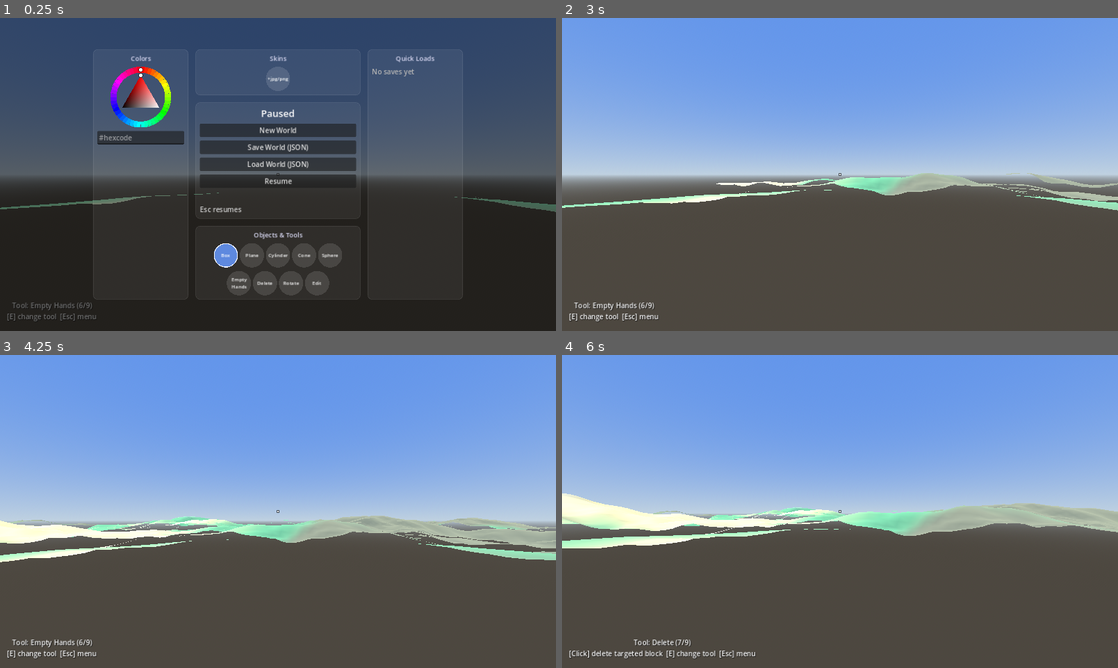
Above: before the commit, frames 1-4 (two rows, left to right).
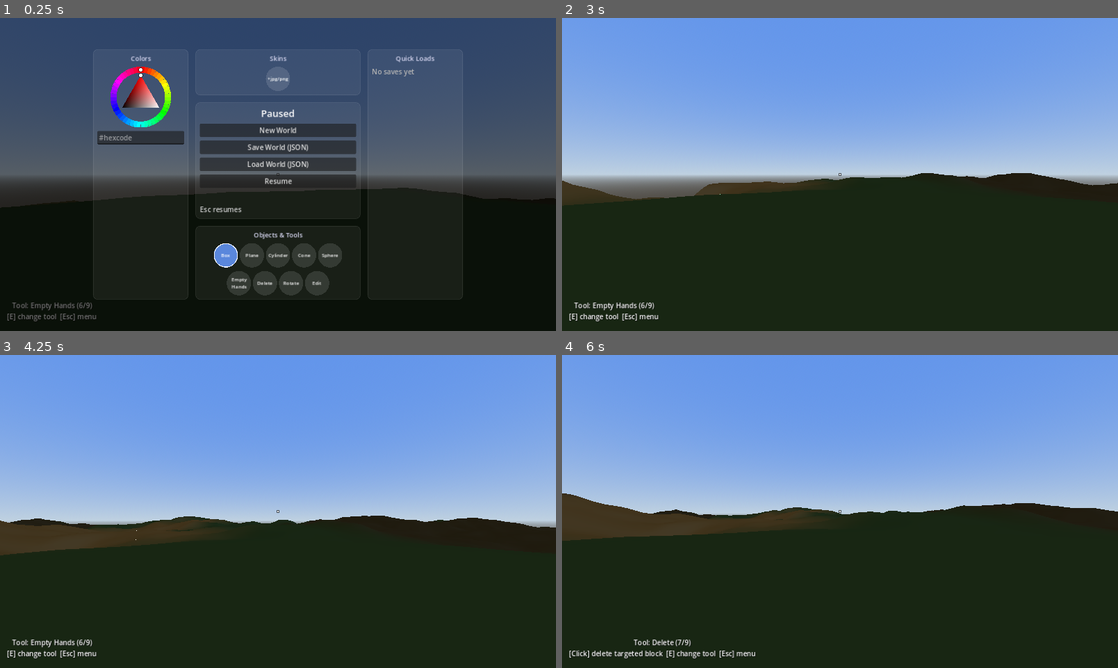
Above: after the commit, the same moments.

Repository: zenontherocks/worldmaker
Game: Godot game, scene res://scenes/Main.tscn
The game is run twice, just before and just after one commit, with the same random seed, the same clock (stepped at 60 frames per second) and the same inputs.
Inputs (mouse positions are in pixels of both pictures, inside the frame that each line leads up to):
- Up to frame 1 (0.25 s): no input
- Up to frame 2 (3 s): click (701, 136) at 0.52 s; type "12" at 0.6 s; click "New World" at 1.25 s; click "New World" at 2 s; click "Resume" at 2.75 s
- Up to frame 3 (4.25 s): move the mouse to (305, 511) at 3.52 s; hold W (move_forward) from 3.53 s (still down); hold Q (build_cycle_dimension) from 3.53 s (still down); click (305, 511) at 3.67 s; tap Space (jump) at 3.77 s
- Up to frame 4 (6 s): keep holding W (move_forward); move the mouse to (812, 511) at 4.27 s; release Q (build_cycle_dimension) at 4.28 s; tap E (build_cycle_shape) at 4.35 s; tap Space (jump) at 4.52 s; move the mouse to (851, 505) at 5.02 s; hold Mouse wheel down (build_dimension_decrease) 5.03-5.78 s; move the mouse to (834, 517) at 5.77 s; tap Mouse wheel up (build_dimension_increase) at 5.85 s; click (834, 517) at 5.92 s

The runs differ from the first frame. In frame 1, 9.5% of the frame differs, in the area x 0-100%, y 54-100%; in frame 2, 47%; in frame 3, 47%; in frame 4, 50%, in the area x 0-100%, y 44-100%.

Commit message:
Fix terrain rendering as invisible from above (backface culling)
Screenshot from the user showed a dark ground with streaky highlights;
follow-up clarified it further -- the top surface of nearby terrain was
invisible, showing the underside of farther terrain through it instead.
That's backface culling hiding whichever side of each triangle the
winding order doesn't consider "front," not a lighting problem -- the
terrain's single-layer heightfield mesh only has geometry once per
vertex (no separate top/bottom), so whichever face got culled left
nothing else there to render.

This codebase already hit the identical problem with Planes (see
ShapeFactory.gd's create_instance()) and settled on disabling
cull_mode plus separately marking shadow casting double-sided (shadow
casting has its own independent culling pass). Applying the same fix
to terrain rather than re-deriving the triangle winding math a second
time without a Godot binary to verify it against -- this is correct
regardless of which way the winding actually turns out to be.

Diff:
--- a/scripts/terrain/TerrainChunk.gd
+++ b/scripts/terrain/TerrainChunk.gd
@@ -63,6 +63,13 @@
 	mesh_instance.name = "Mesh"
 	mesh_instance.mesh = mesh
 	mesh_instance.material_override = _get_material()
+	# Mirrors ShapeFactory.gd's Plane handling: whichever way this mesh's
+	# triangle winding actually ends up (verified by hand, but there's no
+	# Godot binary here to confirm against), a single-layer heightfield
+	# should never have an invisible top or a visible underside either
+	# way. Shadow casting has its own independent culling pass, so it
+	# needs the same double-sided treatment separately from cull_mode.
+	mesh_instance.cast_shadow = GeometryInstance3D.SHADOW_CASTING_SETTING_DOUBLE_SIDED
 	body.add_child(mesh_instance)
 
 	var shape := HeightMapShape3D.new()
@@ -90,4 +97,5 @@
 		_material = StandardMaterial3D.new()
 		_material.vertex_color_use_as_albedo = true
 		_material.roughness = 1.0
+		_material.cull_mode = BaseMaterial3D.CULL_DISABLED
 	return _material
